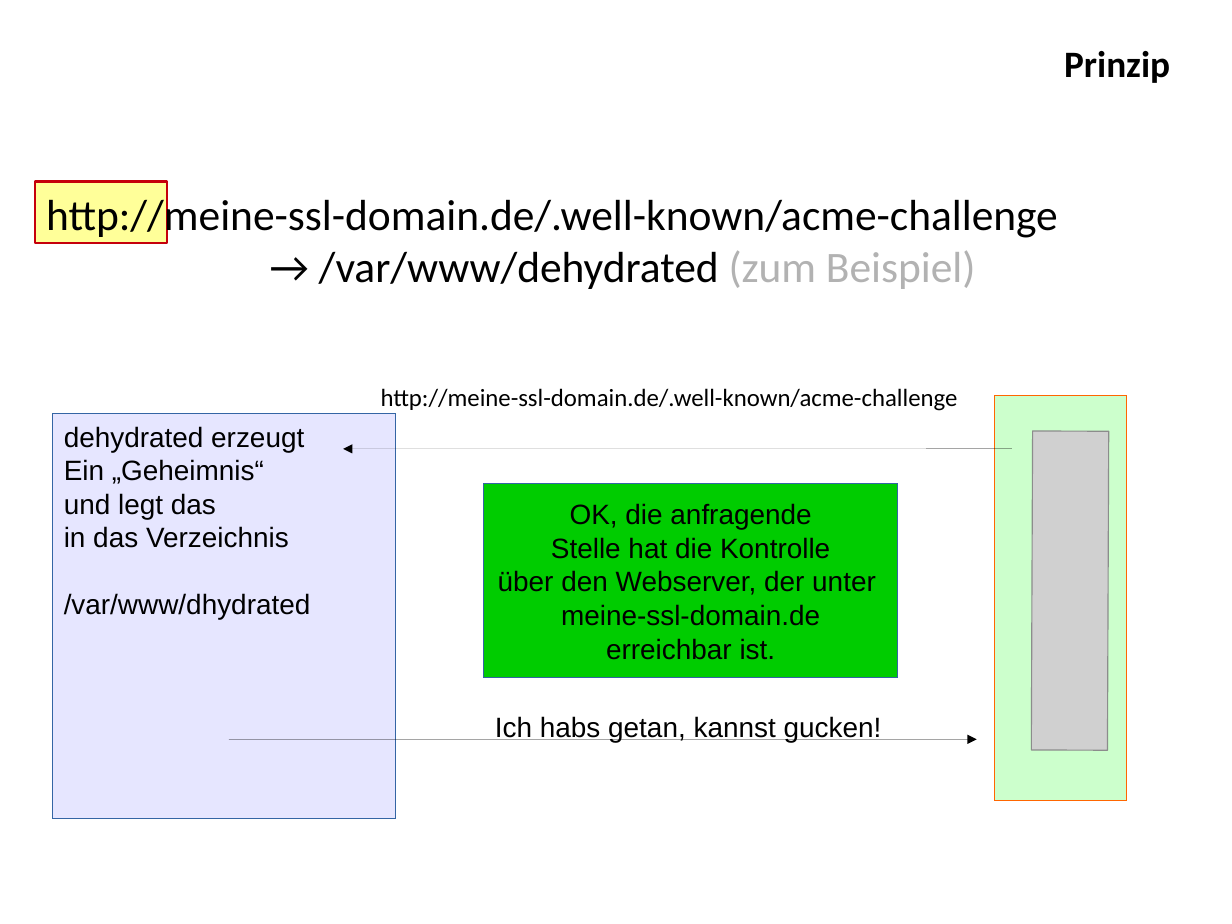
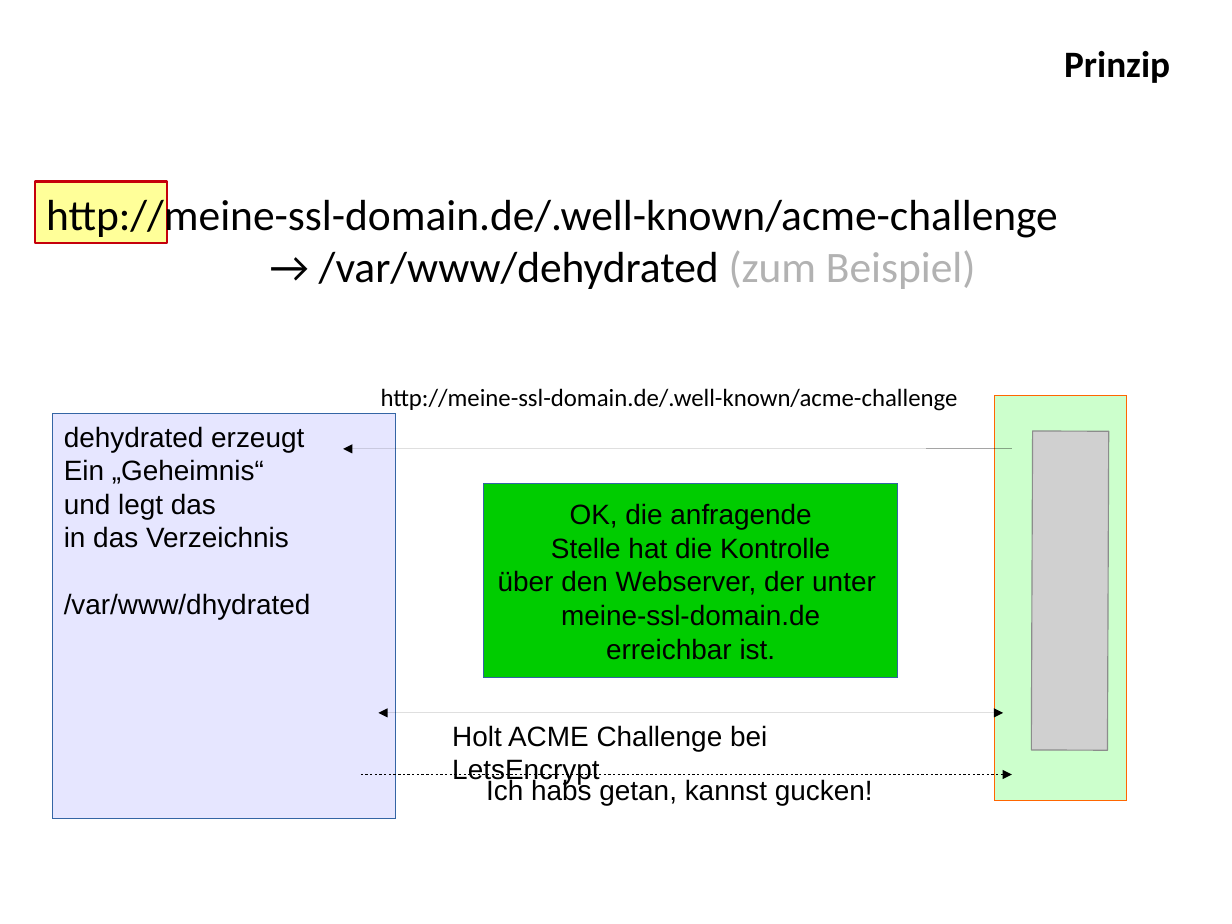
Before and after one commit to ironiemix/lfb-linuxworkshop17, a slide deck: slide 2 of Dehydrated/dehydrated_short.odp. Drawn at 1232x924 pixels with LibreOffice and Linux fonts; fonts in the diff are those of the drawing; grey boxes stand for pictures. Boxes give left, top, right and bottom in pixels: in the first picture for what was removed or moved away, otherwise in the second. Text is boxed around its words. In the diff, an @@ line names an element or a change of style, - is before the commit and + after.

Commit message:
Fixed ACME picture

```diff
--- a/Dehydrated/dehydrated_short.odp
+++ b/Dehydrated/dehydrated_short.odp
@@ double arrow added from (1004, 713) to (379, 713), #000000 0 pt @@
@@ text added at [452, 725, 767, 785], 18 pt, text #000000 @@
+Holt ACME Challenge bei LetsEncrypt
@@ arrow moved from (229, 739) - (977, 739) to (361, 775) - (1013, 775) @@
@@ text "Ich habs getan, kannst gucken!": place and size @@
-text "Ich habs getan, kannst gucken!" at [495, 716, 882, 742]
+text "Ich habs getan, kannst gucken!" at [486, 778, 873, 805]
```
Also in this commit, not shown: 1 other file.
